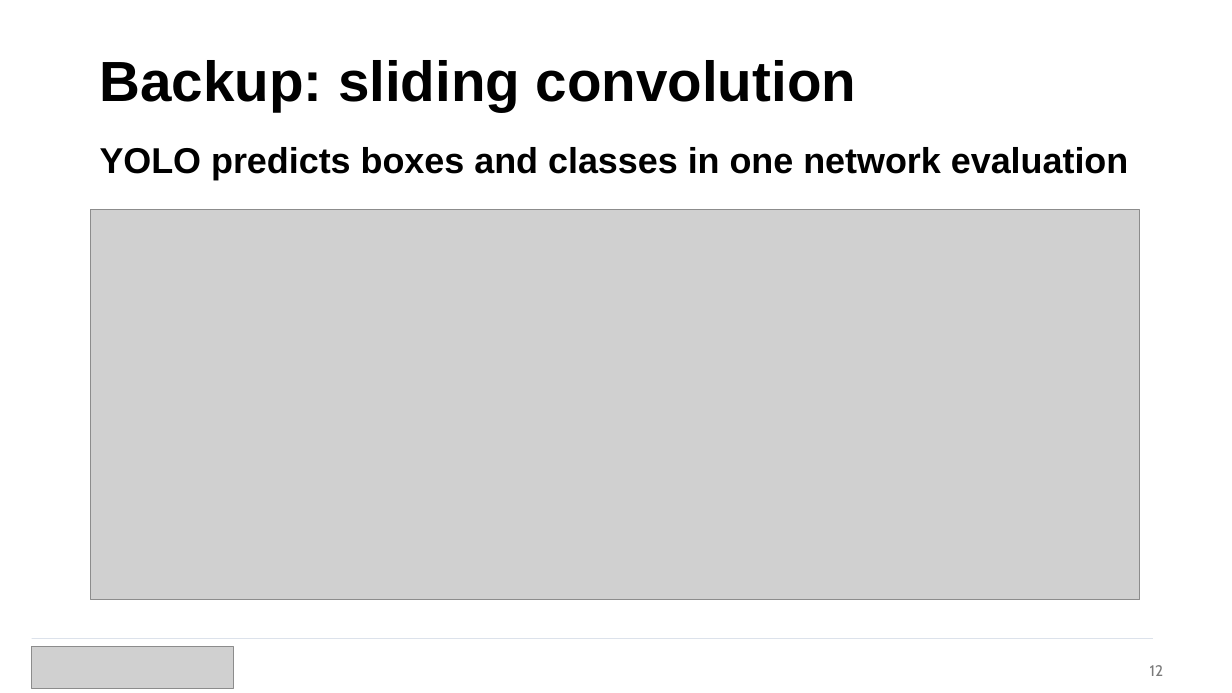
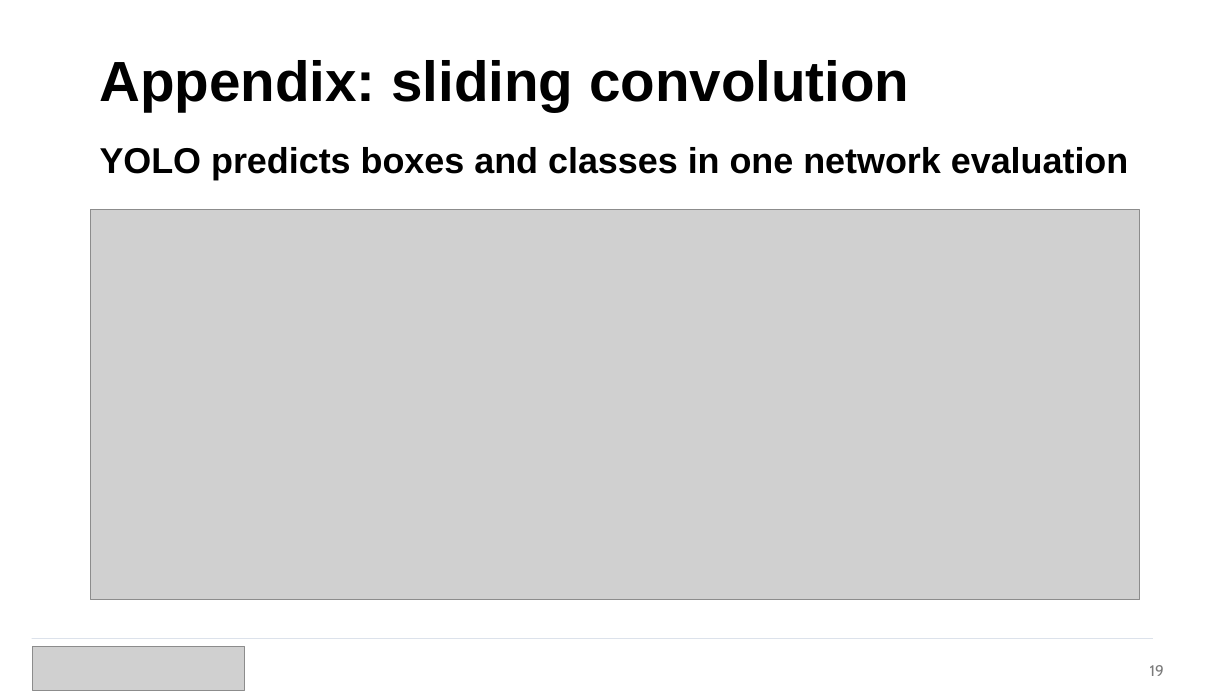
Before and after one commit to navrajkambo/EECE568_26-27, a slide deck: slide 19 of Paper Presentation/YOLO - UBC EECE 568.pptx (slide 12 before the commit). Drawn at 1232x693 pixels with LibreOffice and Linux fonts; fonts in the diff are those of the drawing; grey boxes stand for pictures. Boxes give left, top, right and bottom in pixels: in the first picture for what was removed or moved away, otherwise in the second. Text is boxed around its words. In the diff, an @@ line names an element or a change of style, - is before the commit and + after.

```diff
--- a/Paper Presentation/YOLO - UBC EECE 568.pptx
+++ b/Paper Presentation/YOLO - UBC EECE 568.pptx
@@ text at (100,60,909,111): text changed @@
-Backup: sliding convolution
+Appendix: sliding convolution
@@ picture: place and size @@
-picture at (31,647,234,689)
+picture at (32,646,245,690)
@@ text at (1150,665,1164,676): text changed @@
-12
+19
```
Also in this commit, not shown: 14 other slides changed, 7 slides added, 1 other file.
